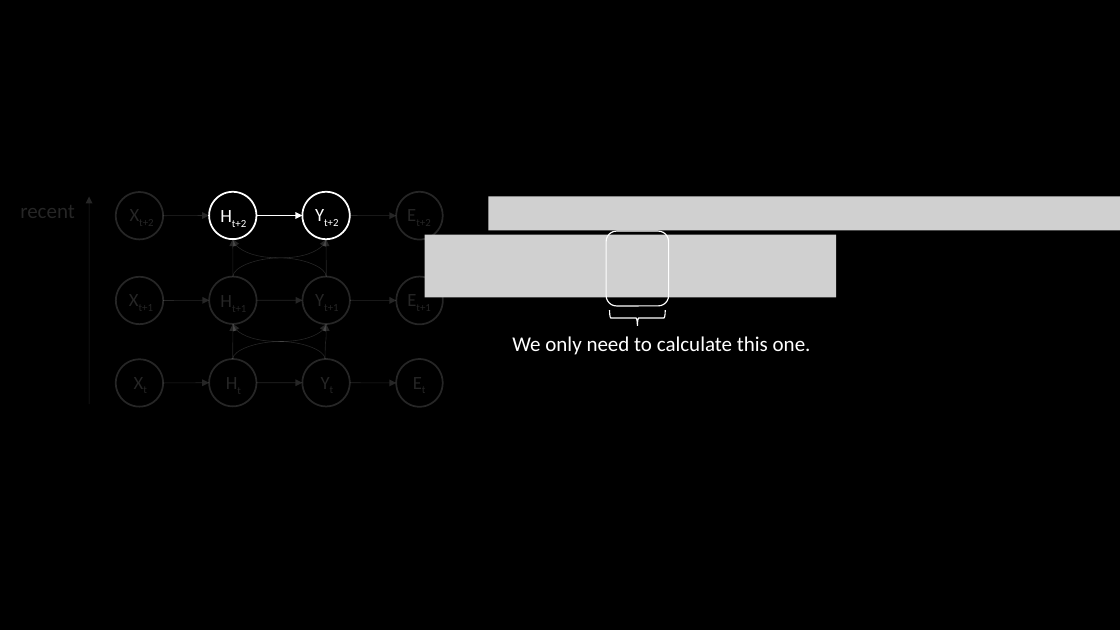
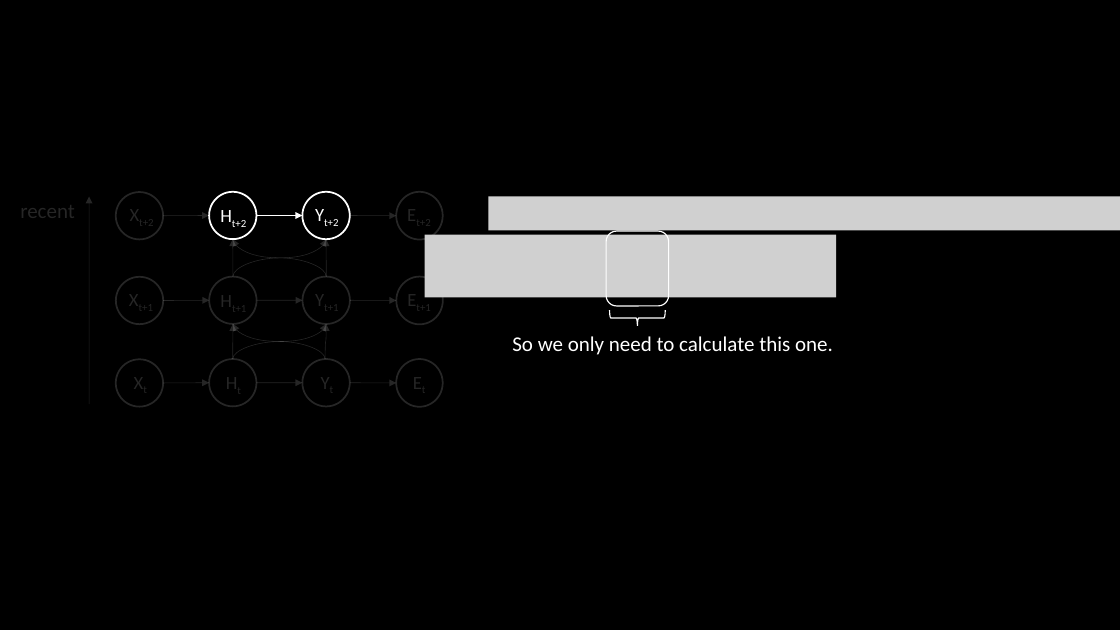
Before and after one commit to minseok127/paper_reviews, a slide deck: slide 50 of deep_learning/backpropagation through time (BPTT).pptx (slide 49 before the commit). Drawn at 1120x630 pixels with LibreOffice and Linux fonts; fonts in the diff are those of the drawing; grey boxes stand for pictures. Boxes give left, top, right and bottom in pixels: in the first picture for what was removed or moved away, otherwise in the second. Text is boxed around its words. In the diff, an @@ line names an element or a change of style, - is before the commit and + after.

```diff
--- a/deep_learning/backpropagation through time (BPTT).pptx
+++ b/deep_learning/backpropagation through time (BPTT).pptx
@@ text at (512, 336, 833, 355): text changed @@
-We only need to calculate this one.
+So we only need to calculate this one.
```
Also in this commit, not shown: 2 other slides changed, 2 slides added, 3 other files.
